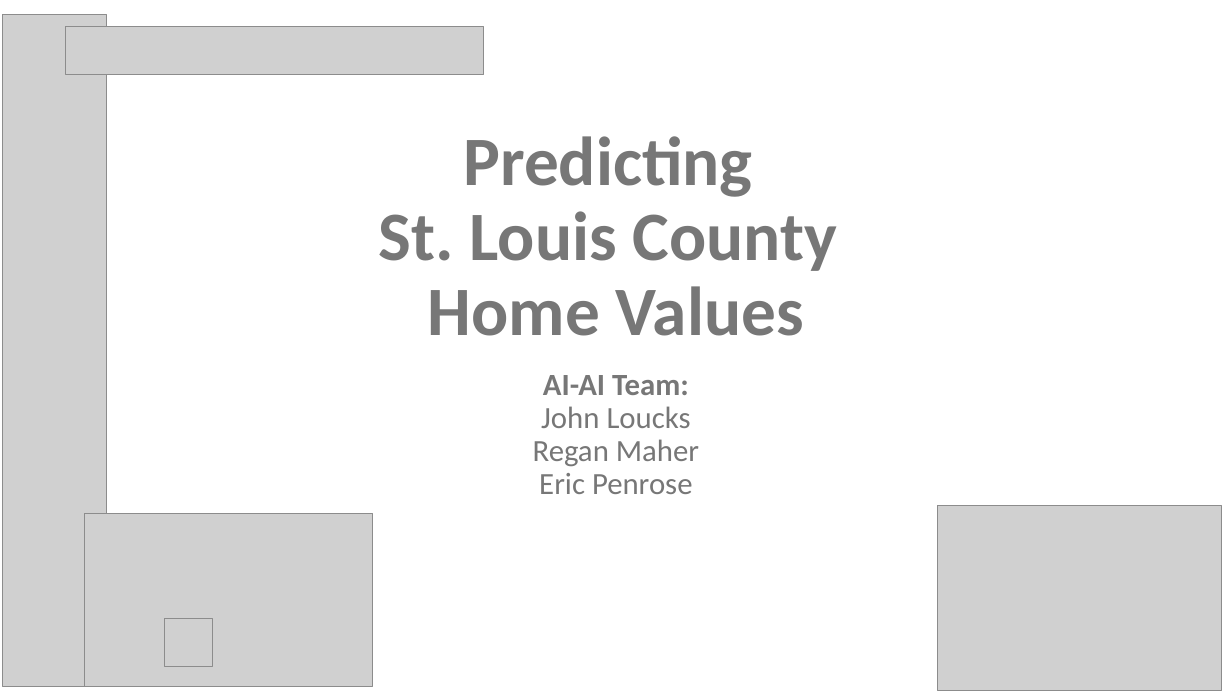
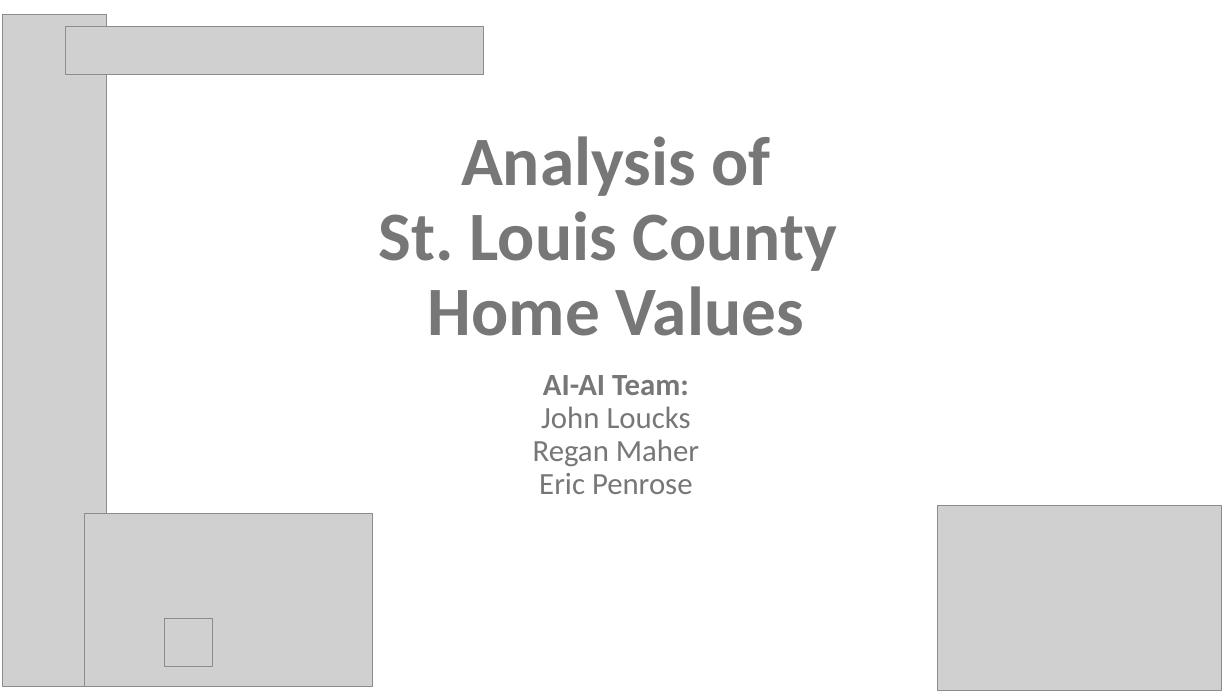
Before and after one commit to psychicesp/AI-AI, a slide deck: slide 1 of Project3_Presentation.pptx. Drawn at 1232x693 pixels with LibreOffice and Linux fonts; fonts in the diff are those of the drawing; grey boxes stand for pictures. Boxes give left, top, right and bottom in pixels: in the first picture for what was removed or moved away, otherwise in the second. Text is boxed around its words. In the diff, an @@ line names an element or a change of style, - is before the commit and + after.

```diff
--- a/Project3_Presentation.pptx
+++ b/Project3_Presentation.pptx
@@ title at [379,136,837,336]: text changed @@
-Predicting
-St. Louis County
-Home Values
+Analysis of
+St. Louis County
+Home Values
```
Also in this commit, not shown: 7 other slides changed, 1 slide added.
